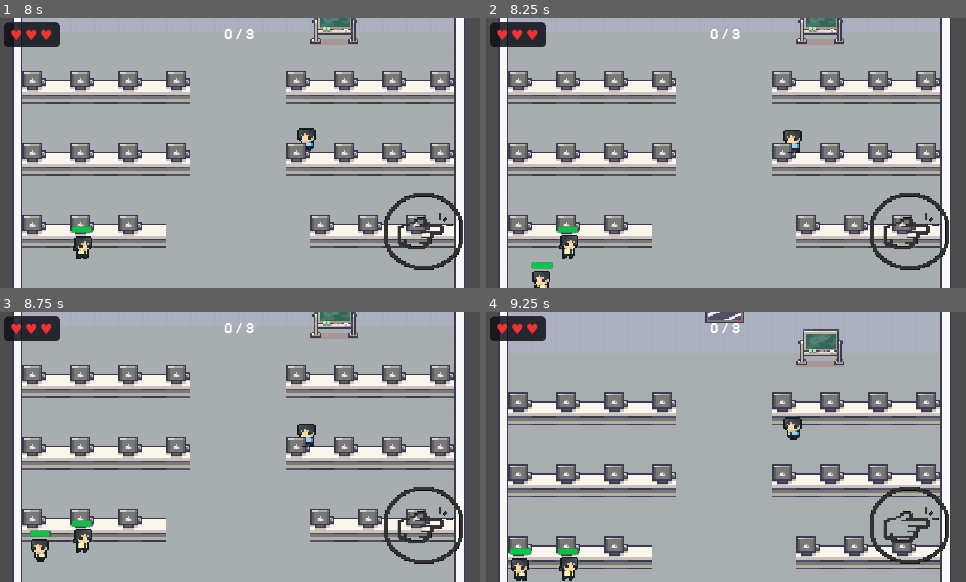
Above: before the commit, frames 1-4 (two rows, left to right).
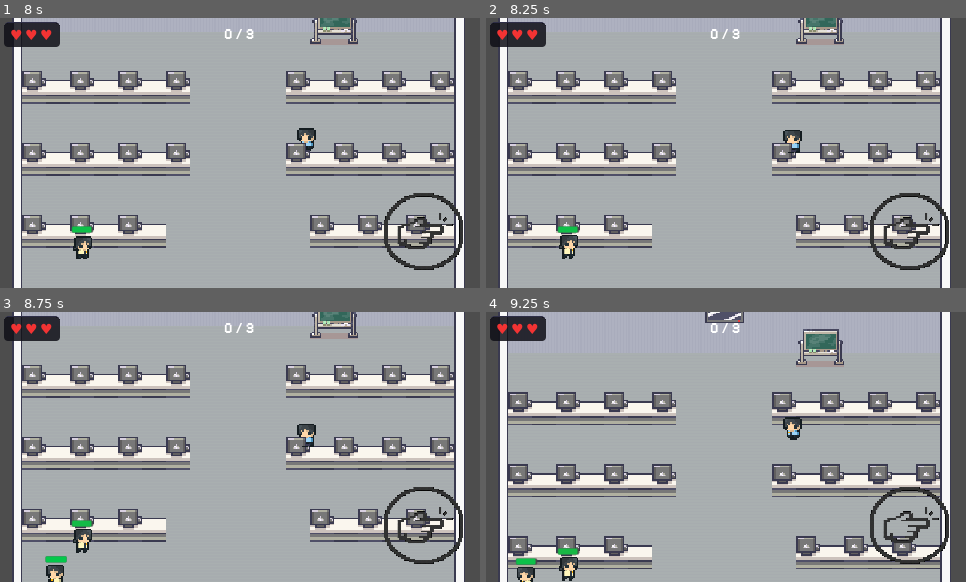
Above: after the commit, the same moments.

Repository: Raikosuu/Full-Tech-Panic_Public
Game: Godot game, scene res://scenes/main_menu.tscn
The game is run twice, just before and just after one commit, with the same random seed, the same clock (stepped at 60 frames per second) and the same inputs.
Inputs (mouse positions are in pixels of both pictures, inside the frame that each line leads up to):
- Up to frame 1 (8 s): click "Game Start" at 0.5 s; click "Skip >>" at 1.25 s; click "Skip >>" at 2 s; tap Enter at 2.75, 4.35, 7.35 s; move the mouse to (345, 139) at 2.77 s; hold D (move_right) 2.78-3.5 s; hold E (interact) 2.78-3.5 s; click (345, 139) at 2.92 s; tap Space at 3.02, 6.02 s; drag from (144, 166) to (33, 117) at 3.52 s; move the mouse to (288, 93) at 4.27 s; hold D (move_right) 4.28-5 s; hold E (interact) 4.28-5 s; click (288, 93) at 4.42 s; drag from (216, 207) to (81, 117) at 5.02 s; move the mouse to (384, 193) at 5.77 s; hold A (move_left) 5.78-6.5 s; hold E (interact) 5.78-6.5 s; click (384, 193) at 5.92 s; drag from (96, 112) to (393, 117) at 6.52 s; move the mouse to (264, 153) at 7.27 s; hold S (move_down) from 7.28 s (still down); hold E (interact) from 7.28 s (still down); click (264, 153) at 7.42 s
- Up to frame 2 (8.25 s): release S (move_down) at 8 s; release E (interact) at 8 s; tap Space at 8 s; drag from (654, 85) to (831, 115) at 8.02 s
- Up to frame 3 (8.75 s): no input
- Up to frame 4 (9.25 s): move the mouse to (831, 433) at 8.77 s; hold W (move_up) from 8.78 s (still down); hold E (interact) from 8.78 s (still down); click (831, 433) at 8.92 s; tap Space at 9.02 s

Frame 1 is identical in both runs. In frame 2, 0.3% of the frame differs, in the area x 9-14%, y 90-100%; in frame 3, 0.7%, in the area x 6-14%, y 80-100%; in frame 4, 0.5%.

Commit message:
debugged the game over logic

Diff:
--- a/scripts/base_minigame.gd
+++ b/scripts/base_minigame.gd
@@ -79,12 +79,12 @@
 	if env_node and env_node.environment:
 		env_node.environment.adjustment_enabled = true
 		env_node.environment.adjustment_brightness = 0.4
-	# Fallback dimmer still added for safety
 	var cl := CanvasLayer.new()
 	cl.layer = 18
 	add_child(cl)
 	var dimmer := ColorRect.new()
 	dimmer.color = Color(0.0, 0.0, 0.0, 0.45)
+	dimmer.mouse_filter = Control.MOUSE_FILTER_IGNORE  # ← ADD THIS
 	dimmer.set_anchors_and_offsets_preset(Control.PRESET_FULL_RECT)
 	cl.add_child(dimmer)
 
--- a/scripts/game_over_screen.gd
+++ b/scripts/game_over_screen.gd
@@ -1,13 +1,15 @@
 extends CanvasLayer
 
 func _ready() -> void:
-	process_mode = Node.PROCESS_MODE_ALWAYS
-	get_tree().paused = true
+	# Don't pause the tree — just make sure this layer is on top
+	# and blocks input to everything below it
+	layer = 100  # guarantee it's above everything else
+	$Dimmer.mouse_filter = Control.MOUSE_FILTER_STOP  # block clicks going through dimmer
+	$Panel.process_mode = Node.PROCESS_MODE_ALWAYS
 	$Panel/VBoxContainer/ButtonMargin/ButtonBox/RetryButton.pressed.connect(_on_retry)
 	$Panel/VBoxContainer/ButtonMargin/ButtonBox/MainMenuButton.pressed.connect(_on_main_menu)
 
 func _on_retry() -> void:
-	get_tree().paused = false
 	HealthState.reset()
 	GameState.reset_level()
 	var intro := GameState.get_intro_cutscene()
@@ -18,7 +20,6 @@
 		get_tree().change_scene_to_file(GameState.current_level_scene)
 
 func _on_main_menu() -> void:
-	get_tree().paused = false
 	HealthState.reset()
 	GameState.load_level(0)
 	queue_free()
--- a/scripts/game_scene.gd
+++ b/scripts/game_scene.gd
@@ -28,6 +28,7 @@
 	_update_label(count)
 
 func _on_game_over() -> void:
+	get_tree().current_scene.process_mode = Node.PROCESS_MODE_DISABLED  # ← freeze game scene
 	var screen := GAME_OVER_SCENE.instantiate()
 	get_tree().root.add_child(screen)
 
--- a/scripts/game_state.gd
+++ b/scripts/game_state.gd
@@ -7,52 +7,50 @@
 signal npcs_served_changed(count: int)
 signal game_won
 
-# ── Level definitions ──────────────────────────────────────────────────────────
-# Add or edit levels here. Each Dictionary is one level.
 const LEVELS: Array = [
 	{
-		"day_number":          1,
-		"day_label":           "Day 1",
-		"npcs_to_win":         3,
-		"npc_spawn_min_wait":  2.0,
-		"npc_spawn_max_wait":  2.5,
-		"npc_max_spawn":       22,
-		"allowed_minigames":   [
+		"day_number":         1,
+		"day_label":          "Day 1",
+		"npcs_to_win":        3,
+		"npc_spawn_min_wait": 2.5,
+		"npc_spawn_max_wait": 3.0,
+		"npc_max_spawn":      22,
+		"allowed_minigames":  [
 			"res://scenes/minigame1_assembly.tscn",
 			"res://scenes/minigame2_disassembly.tscn",
 		],
-		"intro_cutscene":      "res://cutscenes/prologue.tscn",
-		"outro_cutscene":      "",
+		"intro_cutscene":     "res://cutscenes/prologue.tscn",
+		"outro_cutscene":     "",
 	},
 	{
-		"day_number":          2,
-		"day_label":           "Day 2",
-		"npcs_to_win":         3,
-		"npc_spawn_min_wait":  2.0,
-		"npc_spawn_max_wait":  2.5,
-		"npc_max_spawn":       22,
-		"allowed_minigames":   [
+		"day_number":         2,
+		"day_label":          "Day 2",
+		"npcs_to_win":        3,
+		"npc_spawn_min_wait": 2.0,
+		"npc_spawn_max_wait": 2.5,
+		"npc_max_spawn":      22,
+		"allowed_minigames":  [
 			"res://scenes/minigame3_rj45.tscn",
 			"res://scenes/minigame4_rj45a.tscn",
 		],
-		"intro_cutscene":      "res://cutscenes/day2_intro.tscn",
-		"outro_cutscene":      "",
+		"intro_cutscene":     "res://cutscenes/day2_intro.tscn",
+		"outro_cutscene":     "",
 	},
 	{
-		"day_number":          3,
-		"day_label":           "Day 3",
-		"npcs_to_win":         3,
-		"npc_spawn_min_wait":  1.5,
-		"npc_spawn_max_wait":  2.0,
-		"npc_max_spawn":       22,
-		"allowed_minigames":   [
+		"day_number":         3,
+		"day_label":          "Day 3",
+		"npcs_to_win":        3,
+		"npc_spawn_min_wait": 1.5,
+		"npc_spawn_max_wait": 2.0,
+		"npc_max_spawn":      22,
+		"allowed_minigames":  [
 			"res://scenes/minigame1_assembly.tscn",
 			"res://scenes/minigame2_disassembly.tscn",
 			"res://scenes/minigame3_rj45.tscn",
 			"res://scenes/minigame4_rj45a.tscn",
 		],
-		"intro_cutscene":      "res://cutscenes/day3_intro.tscn",
-		"outro_cutscene":      "res://cutscenes/epilogue.tscn",
+		"intro_cutscene":     "res://cutscenes/day3_intro.tscn",
+		"outro_cutscene":     "res://cutscenes/epilogue.tscn",
 	},
 ]
 
@@ -62,8 +60,13 @@
 var current_level_scene: String     = GAME_SCENE
 var current_level_data:  Dictionary = {}
 
+# ── Tracks exactly which level and progress the player was on when they lost ──
+var _checkpoint_level_index: int = 0
+var _checkpoint_npcs_served: int = 0
+
 var npcs_to_win: int = 5
 var npcs_served: int = 0
+var is_game_over: bool = false
 
 func _ready() -> void:
 	load_level(0)
@@ -72,11 +75,11 @@
 	if index >= LEVELS.size():
 		game_won.emit()
 		return
-	current_level_index = index
-	current_level_data  = LEVELS[index]
-	current_level_scene = GAME_SCENE
-	npcs_to_win         = current_level_data.get("npcs_to_win", 5)
-	npcs_served         = 0
+	current_level_index  = index
+	current_level_data   = LEVELS[index]
+	current_level_scene  = GAME_SCENE
+	npcs_to_win          = current_level_data.get("npcs_to_win", 5)
+	npcs_served          = 0
 
 func get_current_day() -> int:
 	return current_level_data.get("day_number", 1)
@@ -113,7 +116,7 @@
 func advance_to_next_level() -> void:
 	var next_index: int = current_level_index + 1
 	if next_index >= LEVELS.size():
-		game_won.emit()
+		get_tree().change_scene_to_file("res://scenes/main_menu.tscn")
 		return
 	load_level(next_index)
 	var intro := get_intro_cutscene()
@@ -123,6 +126,8 @@
 		get_tree().change_scene_to_file(GAME_SCENE)
 
 func record_npc_served() -> void:
+	if is_game_over:
+		return
 	npcs_served += 1
 	npcs_served_changed.emit(npcs_served)
 	if npcs_served >= npcs_to_win:
@@ -132,12 +137,27 @@
 		else:
 			advance_to_next_level()
 
+# ── Call this right before HealthState.take_damage() ──────────────────────────
+func _save_checkpoint() -> void:
+	_checkpoint_level_index = current_level_index
+	_checkpoint_npcs_served = npcs_served
+
+# ── Restores state to exactly where the player lost ───────────────────────────
+func reset_to_checkpoint() -> void:
+	load_level(_checkpoint_level_index)
+	npcs_served = _checkpoint_npcs_served
+	npcs_served_changed.emit(npcs_served)
+	drag_active          = false
+	interacted_npc       = null
+	_game_scene_instance = null
+
 func reset_level() -> void:
 	npcs_served          = 0
 	drag_active          = false
 	interacted_npc       = null
 	_game_scene_instance = null
 	npcs_to_win          = current_level_data.get("npcs_to_win", 5)
+	is_game_over         = false   # ← ADD THIS
 
 func enter_minigame() -> void:
 	var pool: Array = get_allowed_minigames()
@@ -175,4 +195,5 @@
 	if interacted_npc != null and is_instance_valid(interacted_npc):
 		interacted_npc.fail_and_leave()
 		interacted_npc = null
+	is_game_over = true       # ← ADD THIS before take_damage
 	HealthState.take_damage()
--- a/scripts/npc_base.gd
+++ b/scripts/npc_base.gd
@@ -44,7 +44,7 @@
 		_start_flash_red()
 		if _counts_for_damage:
 			HealthState.take_damage()
-		leave()
+		leave(false)    # ← patience ran out = not a successful serve
 
 func _start_flash_red() -> void:
 	var anim_player := get_node_or_null("AnimationPlayer")
@@ -103,9 +103,11 @@
 		target_seat = nearest
 		nav_agent.target_position = nearest.global_position
 	else:
-		leave()
+		leave(false)
 
-func leave() -> void:
+func leave(count_as_served: bool = true) -> void:
+	if _leaving:    # ← ADD THIS GUARD
+		return
 	if target_seat != null:
 		target_seat.is_taken = false
 		target_seat = null
@@ -130,7 +132,8 @@
 	_leaving = true
 	is_exiting = true
 	nav_agent.target_position = exit_pos
-	GameState.record_npc_served()
+	if count_as_served:
+		GameState.record_npc_served()
 
 func _process_leave() -> void:
 	if nav_agent.is_navigation_finished():
@@ -158,11 +161,9 @@
 		nav_agent.target_position = target_seat.global_position
 
 func fail_and_leave() -> void:
-	# Called by game_state after a failed minigame — game_state already
-	# called HealthState.take_damage(), so suppress the NPC's own damage call.
 	_counts_for_damage = false
 	_patience = 0.0
 	if _patience_bar and _patience_bar.has_method("set_ratio"):
 		_patience_bar.set_ratio(0.0)
 	_start_flash_red()
-	leave()
+	leave(false)    # ← failed minigame = not a successful serve
